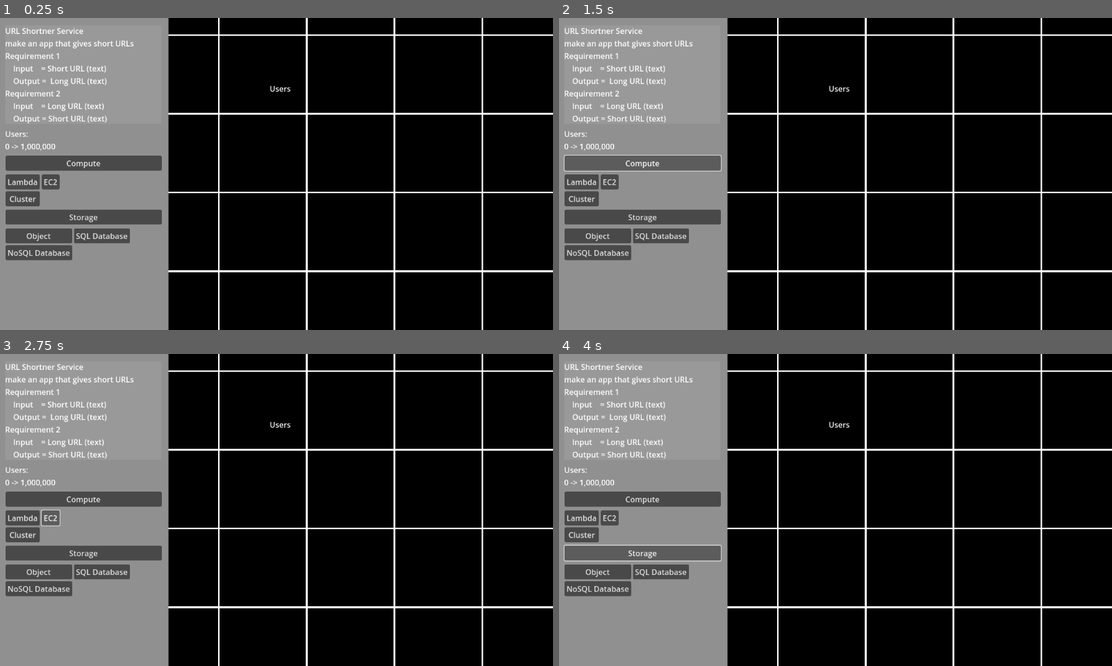
Above: before the commit, frames 1-4 (two rows, left to right).
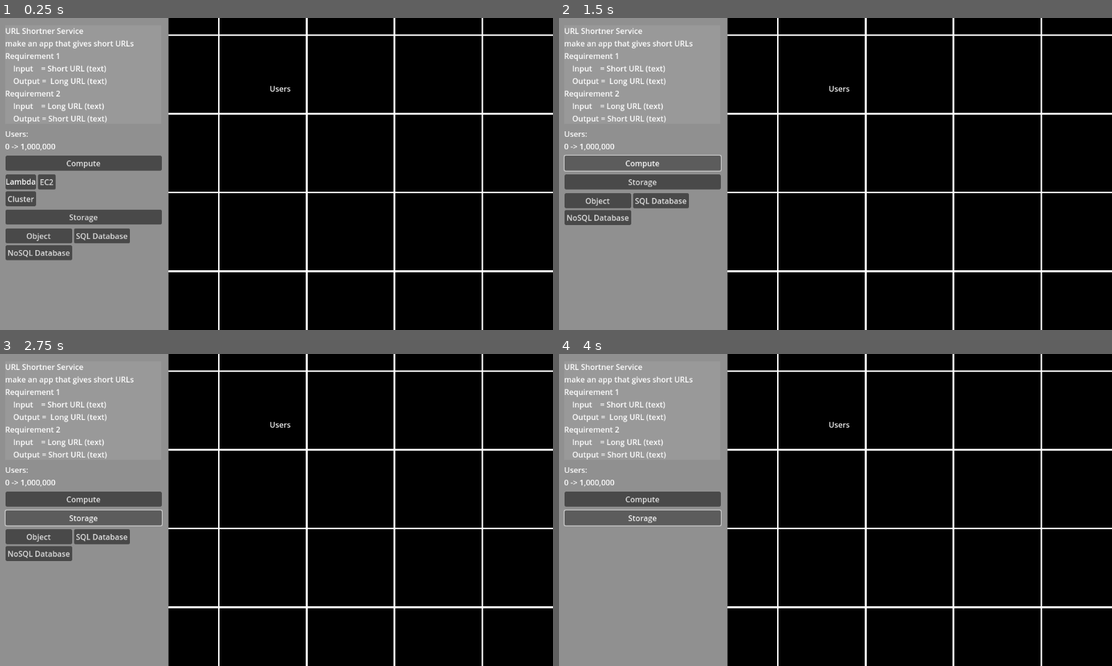
Above: after the commit, the same moments.

Repository: hud987/B2BSaaSSimulator
Game: Godot game, scene res://Scenes/B2BSaaSSimulator.tscn
Same seed, same stepped clock (60 frames per second), same inputs: the game is played once before the commit and once after it.
Inputs (mouse positions are in pixels of both pictures, inside the frame that each line leads up to):
- Up to frame 1 (0.25 s): no input
- Up to frame 2 (1.5 s): click (581, 183) at 0.5 s, where only the run before the commit has a clickable "Lambda"; click "Compute" at 1.25 s
- Up to frame 3 (2.75 s): click "EC2" at 2 s
- Up to frame 4 (4 s): click "Cluster" at 2.75 s; click "Storage" at 3.5 s

The runs differ from the first frame. In frame 1, 0.3% of the frame differs, in the area x 1-11%, y 50-61%; in frame 2, 4.4%; in frame 3, 4.5%; in frame 4, 4.5%, in the area x 0-30%, y 49-78%.

Commit message:
draggable lambdas

Diff:
--- a/Scenes/B2BSaaSSimulator.tscn
+++ b/Scenes/B2BSaaSSimulator.tscn
@@ -1,7 +1,8 @@
-[gd_scene load_steps=6 format=3 uid="uid://ejxl1p4ar3to"]
+[gd_scene load_steps=7 format=3 uid="uid://ejxl1p4ar3to"]
 
 [ext_resource type="Script" uid="uid://chhkvyuxx73dt" path="res://Scenes/collapsable_menu_script.gd" id="1_t3hkx"]
 [ext_resource type="Script" uid="uid://c885anti66jdg" path="res://Scenes/grid_background_scaling_script.gd" id="1_uuxxg"]
+[ext_resource type="Script" uid="uid://3atsco7ukxrb" path="res://Scenes/lambda.gd" id="3_54177"]
 
 [sub_resource type="Shader" id="Shader_uuxxg"]
 code = "shader_type canvas_item;
@@ -138,7 +139,6 @@
 clip_contents = true
 layout_mode = 2
 script = ExtResource("1_t3hkx")
-is_expanded = false
 
 [node name="GridContainer" type="GridContainer" parent="Menu/MenuBackground/MenuResources/ComputeResources"]
 layout_mode = 0
@@ -147,10 +147,17 @@
 offset_bottom = 70.0
 columns = 2
 
-[node name="Lambda" type="Button" parent="Menu/MenuBackground/MenuResources/ComputeResources/GridContainer"]
-layout_mode = 2
-text = "Lambda
-"
+[node name="Lambda" type="Panel" parent="Menu/MenuBackground/MenuResources/ComputeResources/GridContainer"]
+custom_minimum_size = Vector2(63, 31)
+layout_mode = 2
+script = ExtResource("3_54177")
+
+[node name="Label" type="Label" parent="Menu/MenuBackground/MenuResources/ComputeResources/GridContainer/Lambda"]
+layout_mode = 0
+offset_top = 3.0
+offset_right = 63.0
+offset_bottom = 28.0
+text = "Lambda"
 
 [node name="EC2" type="Button" parent="Menu/MenuBackground/MenuResources/ComputeResources/GridContainer"]
 layout_mode = 2
@@ -193,4 +200,5 @@
 
 [connection signal="mouse_entered" from="Grid/GridBackground" to="Grid/GridBackground" method="_on_mouse_entered"]
 [connection signal="pressed" from="Menu/MenuBackground/MenuResources/ComputeButton" to="Menu/MenuBackground/MenuResources/ComputeResources" method="_on_compute_button_pressed"]
+[connection signal="gui_input" from="Menu/MenuBackground/MenuResources/ComputeResources/GridContainer/Lambda" to="Menu/MenuBackground/MenuResources/ComputeResources/GridContainer/Lambda" method="_on_gui_input"]
 [connection signal="pressed" from="Menu/MenuBackground/MenuResources/StorageButton" to="Menu/MenuBackground/MenuResources/StorageResources" method="_on_storage_button_pressed"]
--- /dev/null
+++ b/Scenes/lambda.gd
@@ -0,0 +1,30 @@
+extends Panel
+
+@onready var lambda = preload("res://Resources/Lambda.tscn")
+var currTile
+
+func _on_gui_input(event):
+	var tempLambda = lambda.instantiate()
+	if event is InputEventMouseButton and event.button_mask == 1:
+		add_child(tempLambda)
+		tempLambda.process_mode = Node.PROCESS_MODE_DISABLED
+
+	elif event is InputEventMouseMotion and event.button_mask == 1:
+		if get_child_count() > 1:
+			get_child(1).global_position = event.global_position
+
+	elif event is InputEventMouseButton and event.button_mask == 0:
+		if event.global_position.x <= 354:
+			if get_child_count() > 1:
+				get_child(1).queue_free()
+		else:
+			if get_child_count() > 1:
+				get_child(1).queue_free()
+
+			var grid = get_tree().get_root().get_node("B2BSaaSSimulator/Grid")
+			grid.add_child(tempLambda)
+			tempLambda.global_position = event.global_position
+
+	else:
+		if get_child_count() > 1:
+			get_child(1).queue_free()
Not shown, added: Scenes/lambda.gd.uid
